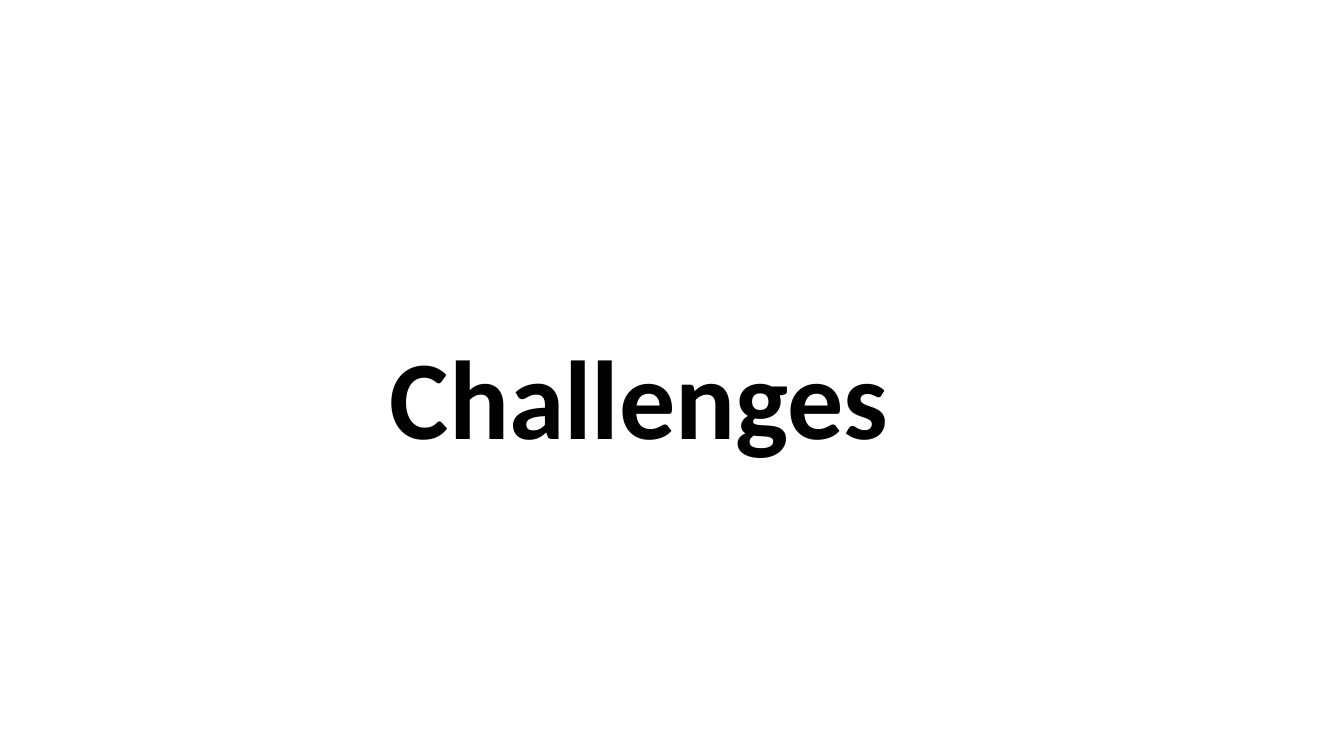
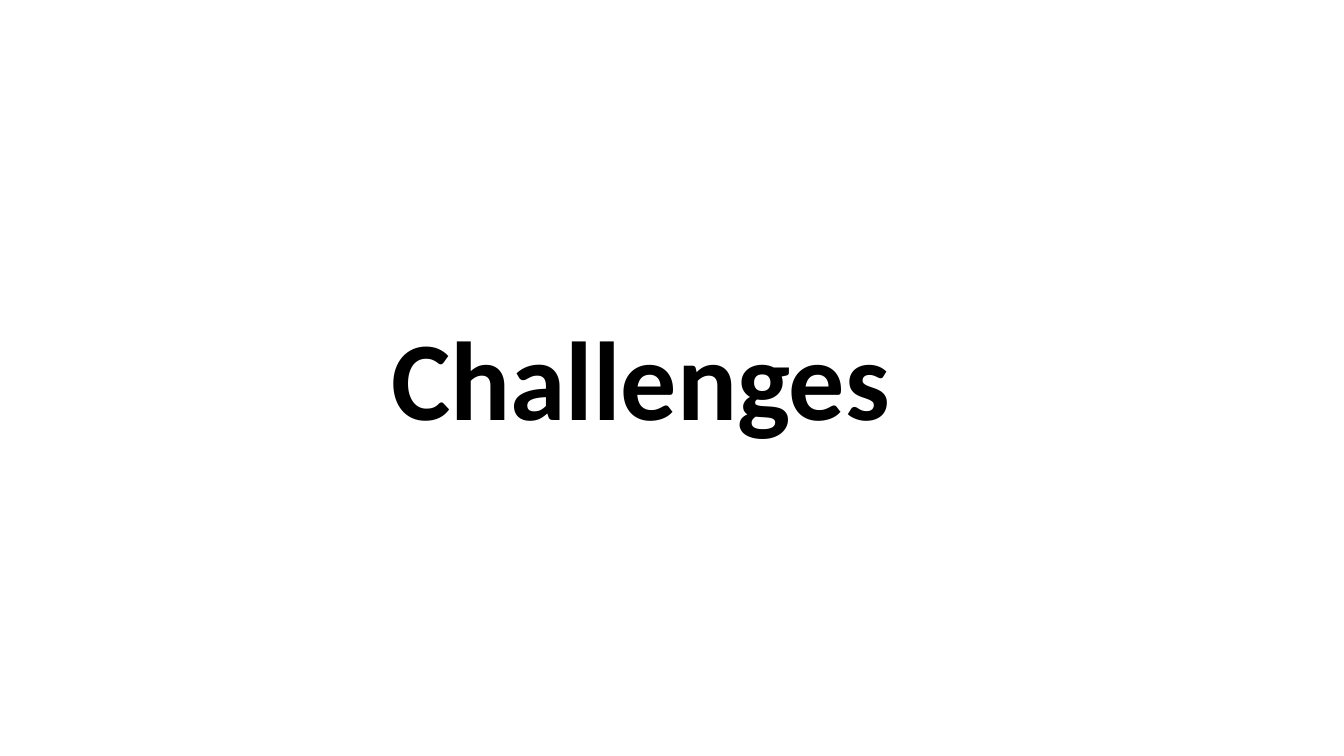
Before and after one commit to r-kass/gNetPlus, a slide deck: slide 6 of hackathon pres3.pptx. Drawn at 1344x756 pixels with LibreOffice and Linux fonts; fonts in the diff are those of the drawing; background and template pictures are left out. Boxes give left, top, right and bottom in pixels: in the first picture for what was removed or moved away, otherwise in the second. Text is boxed around its words. In the diff, an @@ line names an element or a change of style, - is before the commit and + after.

```diff
--- a/hackathon pres3.pptx
+++ b/hackathon pres3.pptx
@@ title "Challenges": place and size @@
-title "Challenges" at [390, 360, 888, 458]
+title "Challenges" at [391, 341, 889, 439]
```
Also in this commit, not shown: 2 other slides changed, 2 other files.
